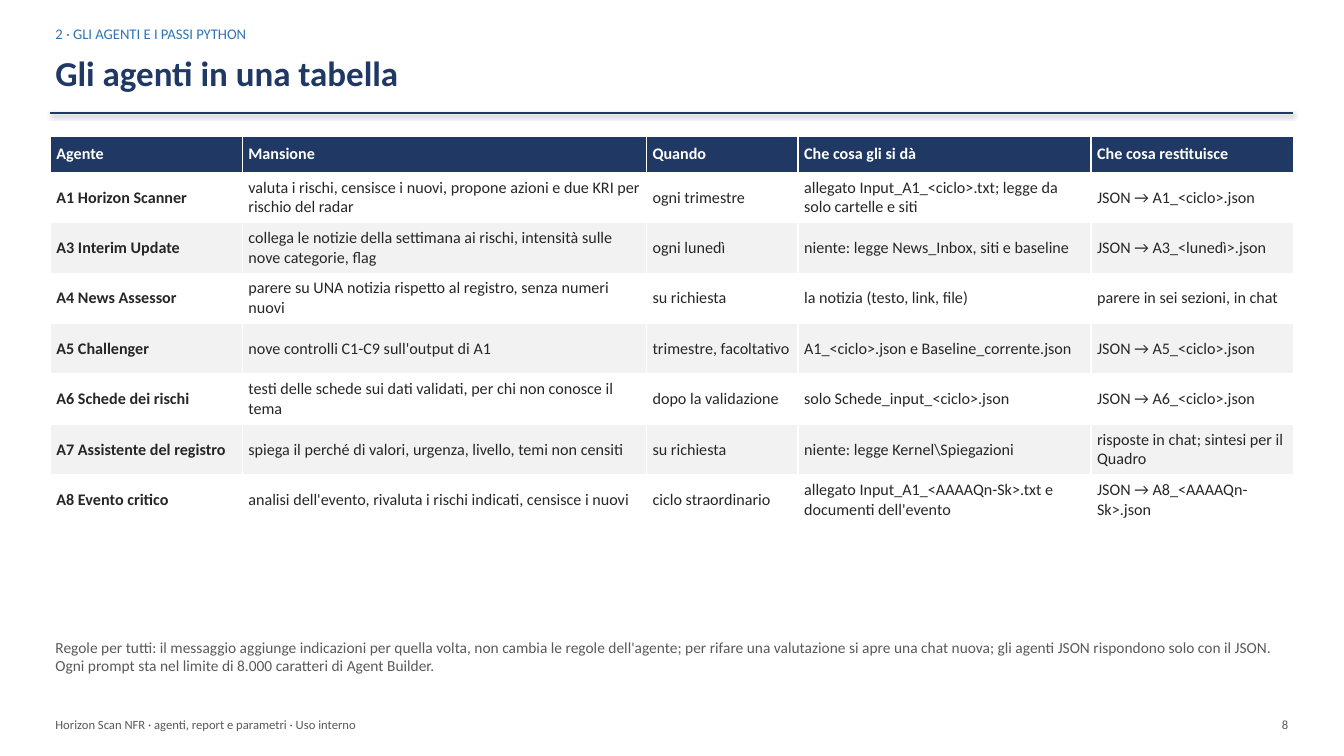
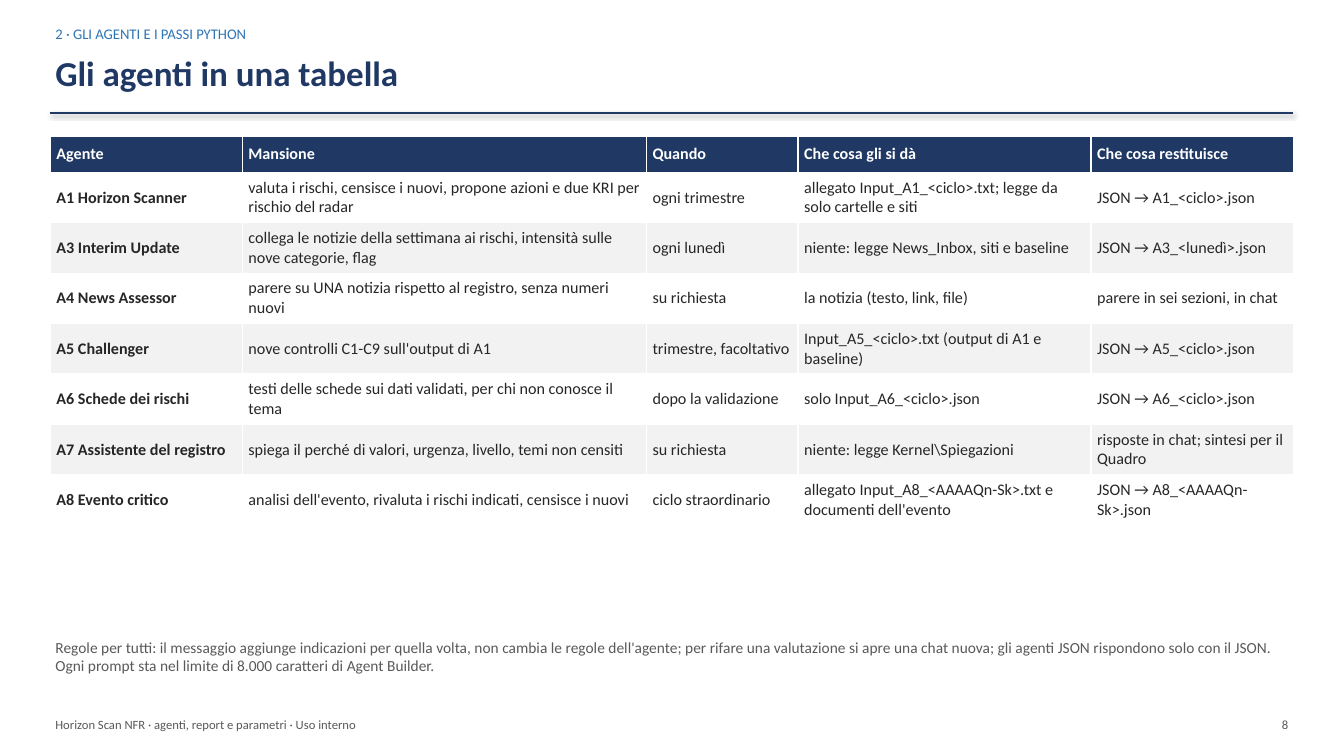
Before and after one commit to Corrado-70/NFR-Horizon-Agents, a slide deck: slide 8 of Presentazione/Horizon_Scan_NFR_presentazione.pptx. Drawn at 1344x756 pixels with LibreOffice and Linux fonts; fonts in the diff are those of the drawing. Boxes give left, top, right and bottom in pixels: in the first picture for what was removed or moved away, otherwise in the second. Text is boxed around its words. In the diff, an @@ line names an element or a change of style, - is before the commit and + after.

```diff
--- a/Presentazione/Horizon_Scan_NFR_presentazione.pptx
+++ b/Presentazione/Horizon_Scan_NFR_presentazione.pptx
@@ table at [50, 136, 1293, 525] @@
-row 5, column 4: A1_<ciclo>.json e Baseline_corrente.json
+row 5, column 4: Input_A5_<ciclo>.txt (output di A1 e baseline)
-row 6, column 4: solo Schede_input_<ciclo>.json
+row 6, column 4: solo Input_A6_<ciclo>.json
-row 8, column 4: allegato Input_A1_<AAAAQn-Sk>.txt e documenti dell'evento
+row 8, column 4: allegato Input_A8_<AAAAQn-Sk>.txt e documenti dell'evento
```
Also in this commit, not shown: 7 other slides changed, 48 other files.
